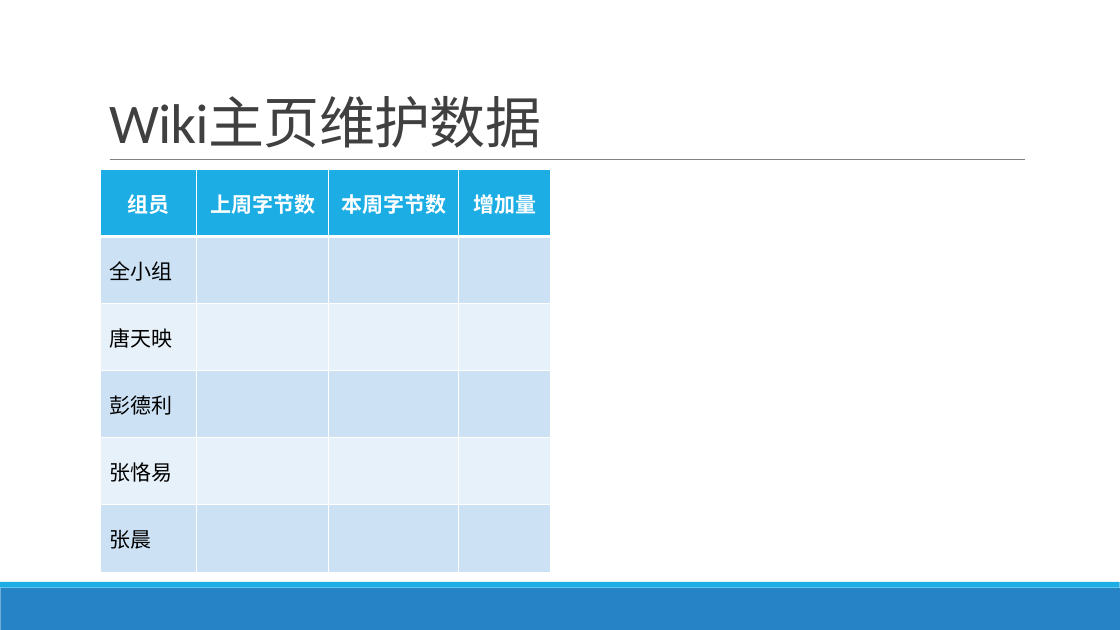
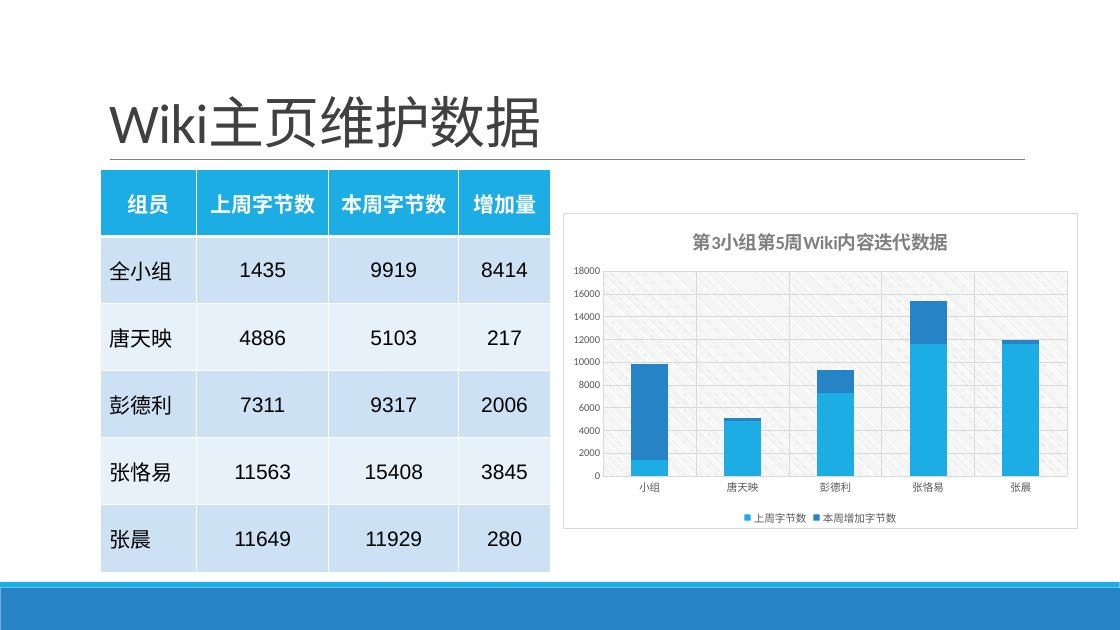
Before and after one commit to jisuansiwei2017/SDCT-2017-Fall, a slide deck: slide 4 of weekly_report/group3/week4.pptx. Drawn at 1120x630 pixels with LibreOffice and Linux fonts; fonts in the diff are those of the drawing. Boxes give left, top, right and bottom in pixels: in the first picture for what was removed or moved away, otherwise in the second. Text is boxed around its words. In the diff, an @@ line names an element or a change of style, - is before the commit and + after.

Commit message:
group3/week4 2.1

```diff
--- a/weekly_report/group3/week4.pptx
+++ b/weekly_report/group3/week4.pptx
@@ table at (x1=101, y1=170, x2=550, y2=572) @@
-row 2: 全小组 |  |  | 
+row 2: 全小组 | 1435 | 9919 | 8414
-row 3: 唐天映 |  |  | 
+row 3: 唐天映 | 4886 | 5103 | 217
-row 4: 彭德利 |  |  | 
+row 4: 彭德利 | 7311 | 9317 | 2006
-row 5: 张恪易 |  |  | 
+row 5: 张恪易 | 11563 | 15408 | 3845
-row 6: 张晨 |  |  | 
+row 6: 张晨 | 11649 | 11929 | 280
@@ column stacked chart added at (x1=563, y1=213, x2=1078, y2=529) @@
+title "第3小组第5周Wiki内容迭代数据 "
+categories: 小组, 唐天映, 彭德利, 张恪易, 张晨
+上周字节数: 1400, 4900, 7300, 11600, 11600
+本周增加字节数: 8400, 200, 2000, 3800, 300
```
